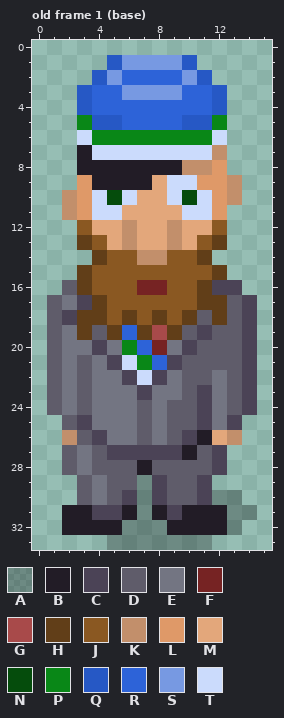
File history of a pixel-art file, art/cfe-ksv-sass.aseprite. Above, as it was before the edit.
16x34 pixels, 2 frames. Shown: old frame 1 (base). The commit also changed other frames, which this record leaves out.
Visible layers, top first: "kasi", "kann", "fraater", "shadow" opacity 27%.
Palette (. is transparent): A #00000046  B #221c26  C #4b4356  D #5f5c6a  E #737582  F #762323  G #a84a4a  H #613e18  J #8a5822  K #c28f6b  L #df9968  M #e3a77b  N #054c0c  P #098717  Q #2658c5  R #2d63d8  S #7799e2  T #cbdbfc
Pixels before, old frame 1 (base), first column x 1:
 1 ....QSSSSQ....
 2 ...QSRRRRSQ...
 3 ..QRRSSSSRRQ..
 4 ..QRRRRRRRRQ..
 5 ..PQQRRRRQQP..
 6 ..TPPPPPPPPT..
 7 ..BTTTTTTTTK..
 8 ..BBBBBBBKKL..
 9 ..LBBBBMTTLLK.
10 .KLTNTMMTNTLK.
11 .KLTTMMMMTTL..
12 ..JMMKMMKMMJ..
13 ..HJMKMMKMJH..
14 ...HJJKKJJH...
15 ..HJJJJJJJJH..
16 .DHJJJFFJJHCC.
17 DECHJJJJJJHHDC
18 DCHHJHJHJHDHDC
19 DEHDHRHGHDCDDC
20 DEECEPRFECDDDC
21 DEDECTPRCDDDDC
22 DEDEECTCEDDEDC
23 DEDEEECEEDCEDC
24 DEDEEEDEDDCEDC
25 .DCEEEDEDDCEC.
26 .KDCEEDEDCBMK.
27 .DEDCCCCCBDC..
28 .DEDDDBDDDDC..
29 ..DEDDACDDC...
30 ..DEDCACDDCAA.
31 .BBCCBABCBBBAA
32 .BBBBAAABBBBA.
33 ....AAAAAAA...
After:
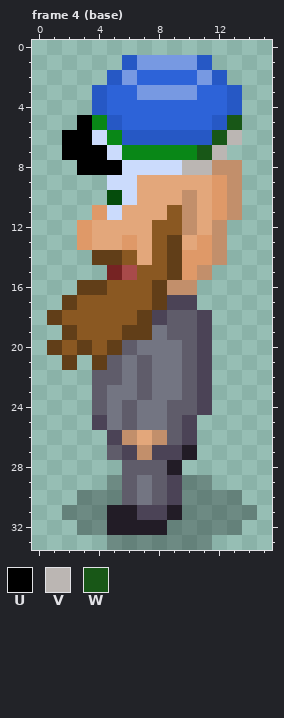
Colours new in this view: U #000000  V #bbb6b3  W #185717
A new or re-ordered frame is compared with the old frame closest to it.
Changes in this commit:
frames 2 -> 5
Changed rows in their new state; - is an unchanged pixel.
Frame 4 (base) is new; against old frame 1 (base), layer "fraater":
first column x 1:
 1 ----.Q---SQ---
 2 ---.QS---RSQ--
 3 --.Q-R---S-RQ-
 4 --.Q-------RQ-
 5 --UP-----RRQW-
 6 -UUT-QQQQQQWV-
 7 -UUU-PPPPPWV--
 8 --UUUTTTTVVKK-
 9 --..TTM-MMM---
10 -...----MKM---
11 -..L----JKM-K-
12 --L--M-JJK-K--
13 --LM-L-JH-LK--
14 ----H-MJHLLK--
15 --..FG--HLK.--
16 -.-H--JHKK...-
17 .HJJ---HCC....
18 HJJJ-JHCDDC...
19 .HJJJH-ED--...
20 HJHJHDEE-DC...
21 .H.HDEDEE-C...
22 ...DDEDE--C...
23 ...D--D----...
24 ...D-DE----...
25 -..C-DE--C...-
26 -...CKMK--...-
27 -...D-K---..--
28 -....-D-B...--
29 --..A-EDCAA---
30 --AAADEDCAA---
31 -AAAB-CCBAAA--
32 -.AA-BBBAAAA--
Boxes around the changes in both pictures, in picture pixels (x1, y1, x2, y2):
changed: (47, 55, 257, 535)
